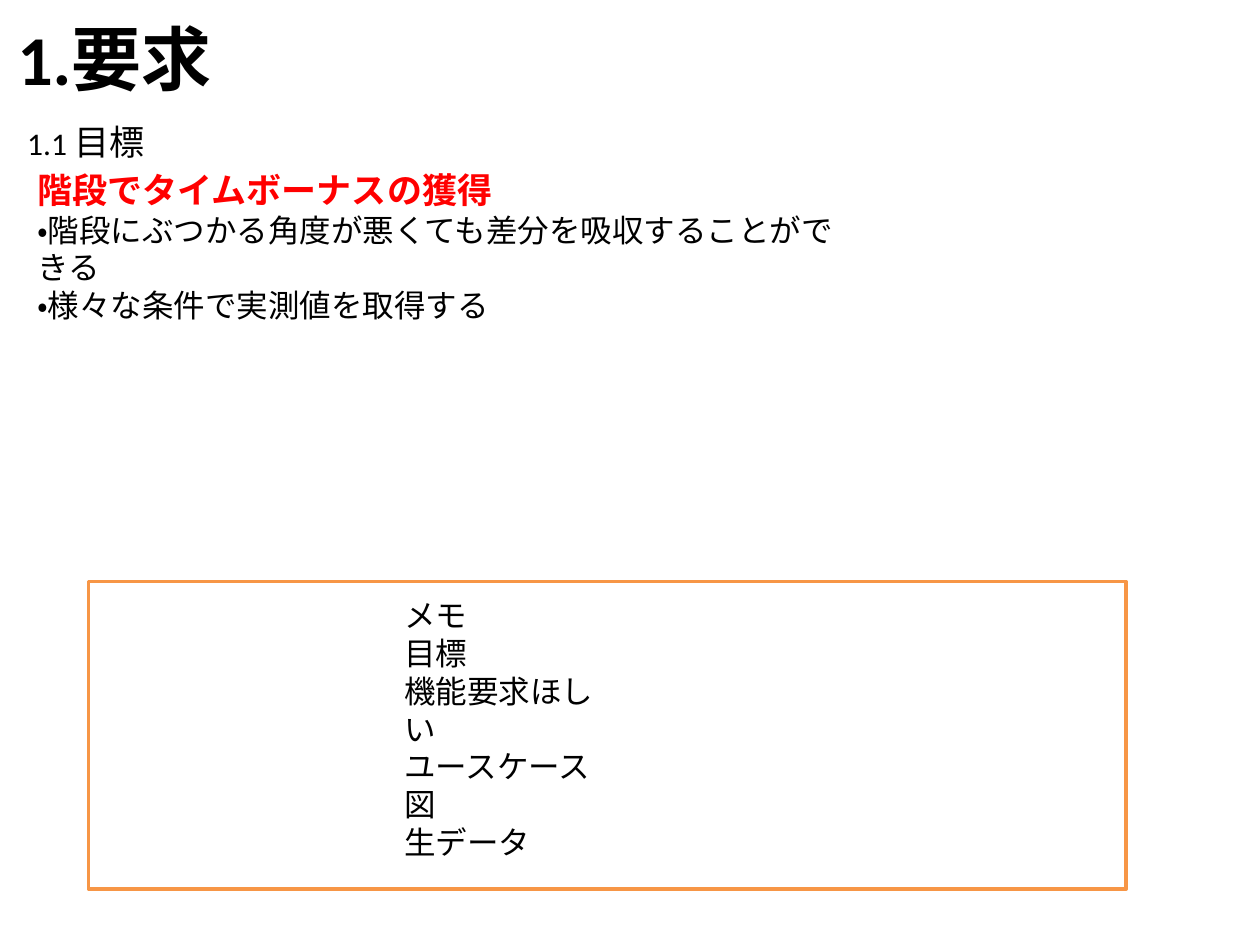
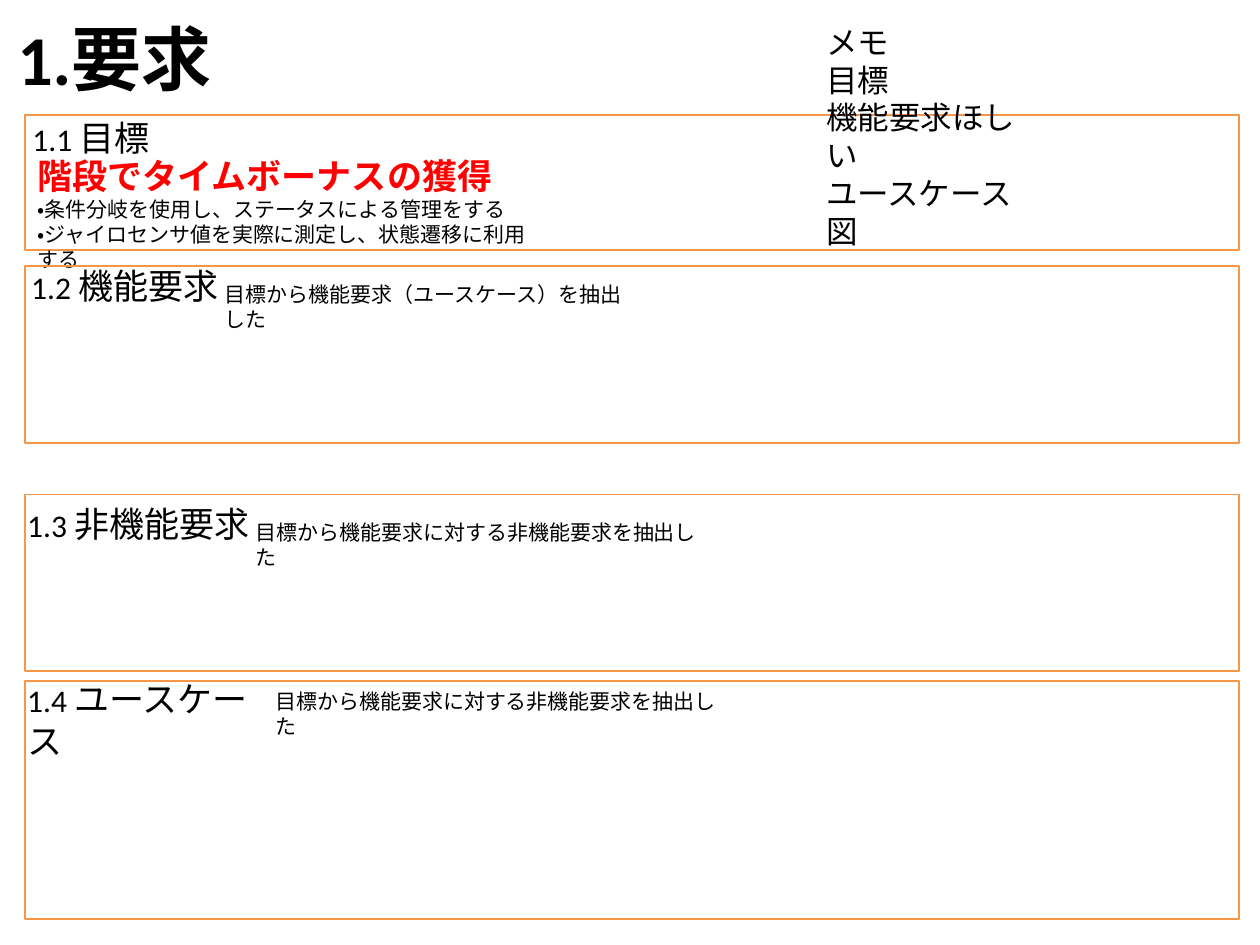
Before and after one commit to robokon/Doc, a slide deck: slide 1 of 1.設計書/ルックアップゲート/nambu_work/モデル図.pptx. Drawn at 1260x945 pixels with LibreOffice and Linux fonts; fonts in the diff are those of the drawing. Boxes give left, top, right and bottom in pixels: in the first picture for what was removed or moved away, otherwise in the second. Text is boxed around its words. In the diff, an @@ line names an element or a change of style, - is before the commit and + after.

```diff
--- a/1.設計書/ルックアップゲート/nambu_work/モデル図.pptx
+++ b/1.設計書/ルックアップゲート/nambu_work/モデル図.pptx
@@ text "メモ": place and size @@
-text "メモ" at [404, 603, 593, 856]
+text "メモ" at [826, 30, 1015, 251]
@@ text "1.1 目標" rewrapped from [27, 125, 144, 158] to [32, 115, 149, 160] @@
@@ rectangle: place and size @@
-rectangle at [88, 582, 1125, 890]
+rectangle at [25, 115, 1239, 249]
@@ rectangle at [25, 115, 1239, 249]: outline #F79646 2 pt to #F79646 1 pt @@
@@ text "階段でタイムボーナスの獲得": place and size @@
-text "階段でタイムボーナスの獲得" at [37, 173, 833, 320]
+text "階段でタイムボーナスの獲得" at [37, 159, 526, 268]
@@ text at [37, 199, 526, 268]: text changed; size 18 to 12 pt @@
-・階段にぶつかる角度が悪くても差分を吸収することができる
-・様々な条件で実測値を取得する
+・条件分岐を使用し、ステータスによる管理をする
+・ジャイロセンサ値を実際に測定し、状態遷移に利用する
@@ rectangle added at [25, 266, 1239, 442], outline #F79646 1 pt @@
@@ text added at [31, 265, 218, 302], 20 pt, text #000000 @@
+1.2 機能要求
@@ text added at [225, 284, 621, 328], 12 pt, text #000000 @@
+目標から機能要求（ユースケース）を抽出した
@@ rectangle added at [25, 494, 1239, 670], outline #F79646 1 pt @@
@@ text added at [27, 507, 249, 540], 20 pt, text #000000 @@
+1.3 非機能要求
@@ text added at [255, 522, 696, 566], 12 pt, text #000000 @@
+目標から機能要求に対する非機能要求を抽出した
@@ rectangle added at [25, 680, 1239, 919], outline #F79646 1 pt @@
@@ text added at [27, 680, 248, 755], 20 pt, text #000000 @@
+1.4 ユースケース
@@ text added at [275, 691, 716, 735], 12 pt, text #000000 @@
+目標から機能要求に対する非機能要求を抽出した
@@ text at [404, 827, 530, 856]: paragraph removed @@
-生データ
```
Also in this commit, not shown: 1 other slide changed.
